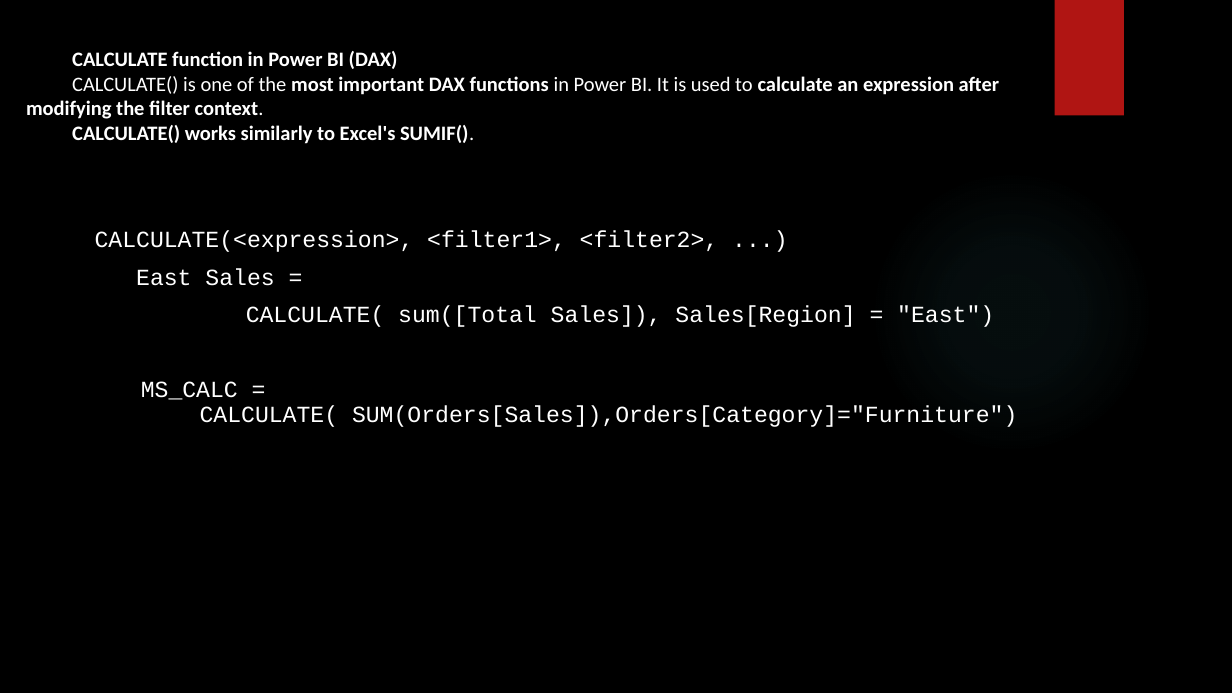
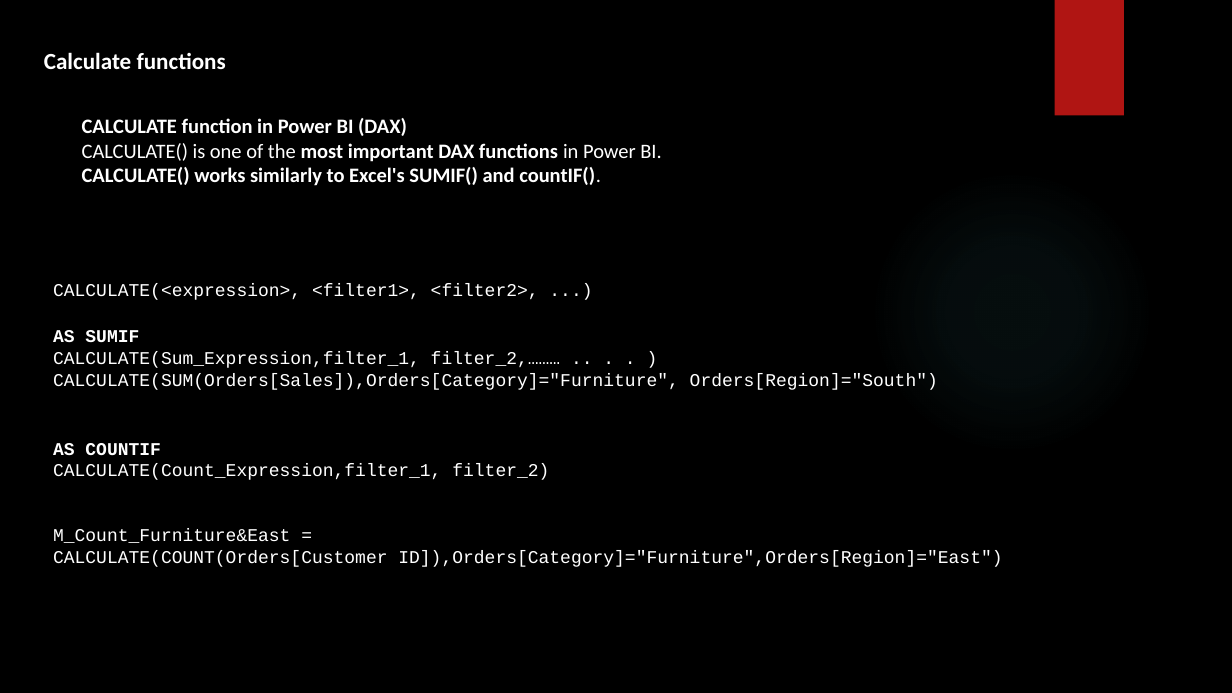
Before and after one commit to SHIVRAJSHINDE/Ethans, a slide deck: slide 11 of 17 18 20/5.Power Bi/5) Dax/Dax.pptx (slide 10 before the commit). Drawn at 1232x693 pixels with LibreOffice and Linux fonts; fonts in the diff are those of the drawing; background and template pictures are left out. Boxes give left, top, right and bottom in pixels: in the first picture for what was removed or moved away, otherwise in the second. Text is boxed around its words. In the diff, an @@ line names an element or a change of style, - is before the commit and + after.

```diff
--- a/17 18 20/5.Power Bi/5) Dax/Dax.pptx
+++ b/17 18 20/5.Power Bi/5) Dax/Dax.pptx
@@ text added at (x1=44, y1=52, x2=226, y2=69), 18 pt, text #FFFFFF, bold @@
+Calculate functions
@@ text "CALCULATE function in Power BI ..." moved from (x1=26, y1=51, x2=999, y2=144) to (x1=82, y1=118, x2=661, y2=186) @@
@@ text at (x1=82, y1=143, x2=661, y2=186): text changed @@
-CALCULATE() is one of the most important DAX functions in Power BI. It is used to calculate an expression after modifying the filter context.
-CALCULATE() works similarly to Excel's SUMIF().
+CALCULATE() is one of the most important DAX functions in Power BI.
+CALCULATE() works similarly to Excel's SUMIF() and countIF().
@@ text removed at (x1=95, y1=230, x2=1017, y2=427) @@
-CALCULATE(<expression>, <filter1>, <filter2>, ...)
-East Sales =
-  CALCULATE( sum([Total Sales]), Sales[Region] = "East")
-MS_CALC =
-CALCULATE( SUM(Orders[Sales]),Orders[Category]="Furniture")
@@ text added at (x1=53, y1=284, x2=1002, y2=567), 14 pt, text #FFFFFF @@
+CALCULATE(<expression>, <filter1>, <filter2>, ...)
+AS SUMIF
+CALCULATE(Sum_Expression,filter_1, filter_2,……… .. . . )
+CALCULATE(SUM(Orders[Sales]),Orders[Category]="Furniture", Orders[Region]="South")
+AS COUNTIF
+CALCULATE(Count_Expression,filter_1, filter_2)
+M_Count_Furniture&East =
+CALCULATE(COUNT(Orders[Customer ID]),Orders[Category]="Furniture",Orders[Region]="East")
```
Also in this commit, not shown: 5 other slides changed, 6 slides added, 1 slide removed, 38 other files.
